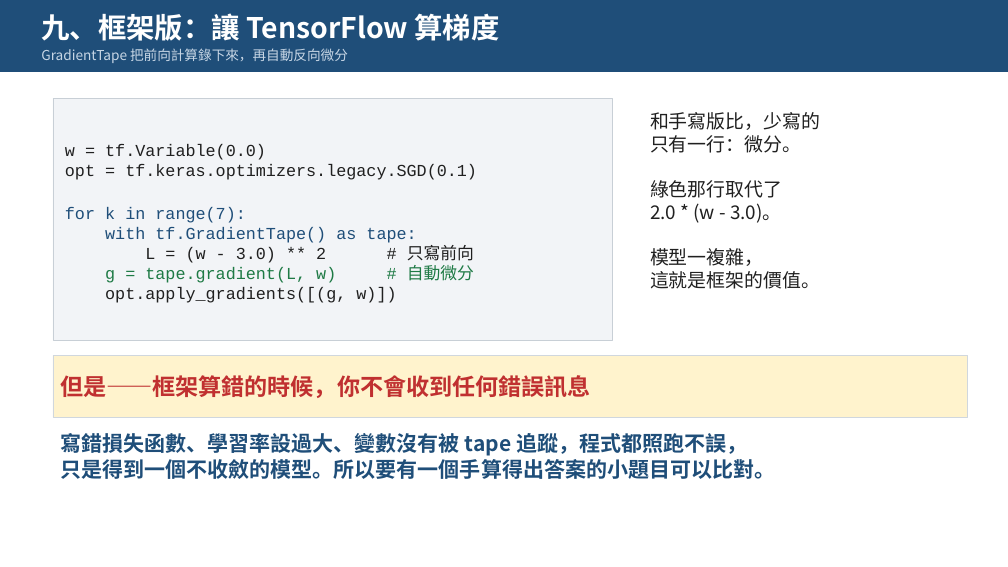
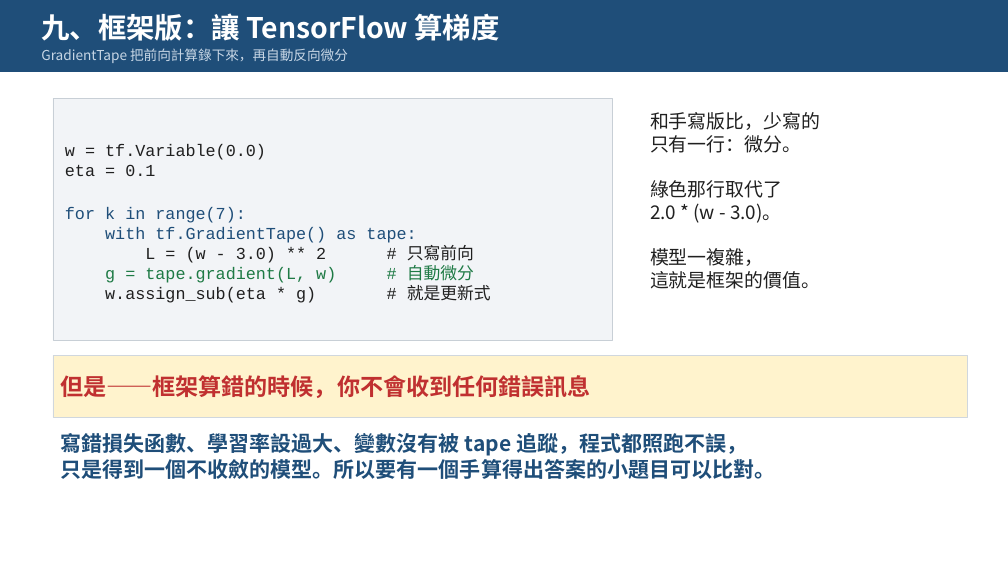
Before and after one commit to pychang-ai/115-1_DLMA, a slide deck: slide 10 of topics/gradient-descent/課外主題_梯度下降法.pptx. Drawn at 1008x567 pixels with LibreOffice and Linux fonts; fonts in the diff are those of the drawing. Boxes give left, top, right and bottom in pixels: in the first picture for what was removed or moved away, otherwise in the second. Text is boxed around its words. In the diff, an @@ line names an element or a change of style, - is before the commit and + after.

```diff
--- a/topics/gradient-descent/課外主題_梯度下降法.pptx
+++ b/topics/gradient-descent/課外主題_梯度下降法.pptx
@@ text in rectangle at [65,164,155,176]: text changed @@
-opt = tf.keras.optimizers.legacy.SGD(0.1)
+eta = 0.1
@@ text in rectangle at [105,285,491,303]: text changed @@
-opt.apply_gradients([(g, w)])
+w.assign_sub(eta * g) # 就是更新式
```
Also in this commit, not shown: 3 other files.
